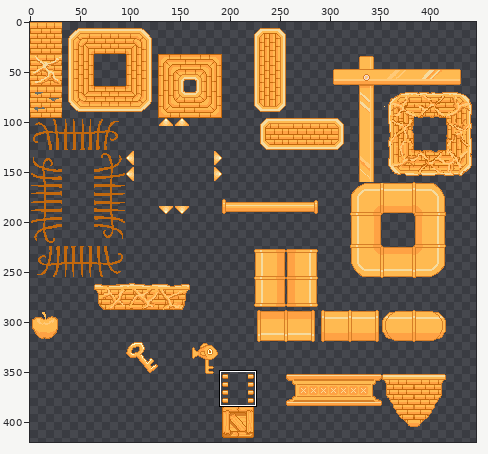
Sprite sheet -- sprites/yellow_sprite_sheet.png. The picture above shows the old version from afar; the outline marks the close-up.
Close-up. Before:
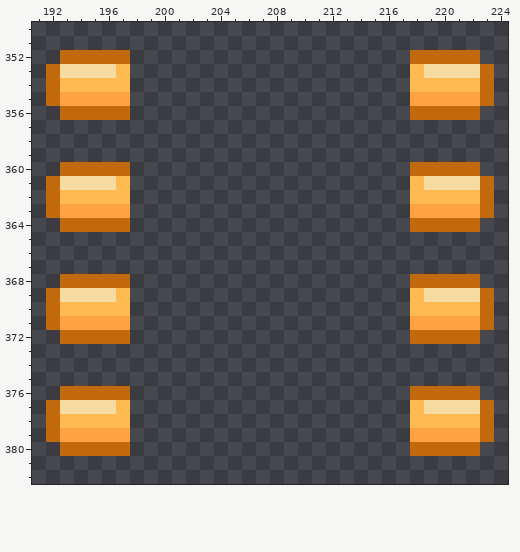
The file is 450x450 pixels. Shown: x 191..224, y 350..382. The wide view leaves out empty margins.
After:
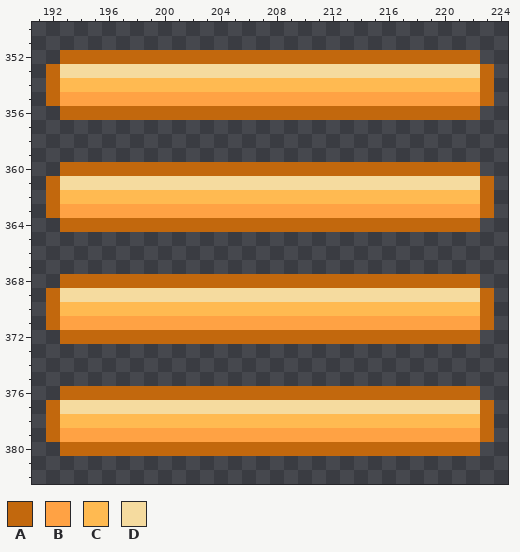
Palette (. is transparent): A #c2680d  B #ffa244  C #ffba51  D #f5db9f
Edits made:
The author put colour A in row 352 at x 198 to 217; in row 356 at x 198 to 217; in row 360 at x 198 to 217; in row 364 at x 198 to 217; in row 368 at x 198 to 217; in row 372 at x 198 to 217.
The author put colour A in row 376 at x 198 to 217; in row 380 at x 198 to 217.
The author put colour B in row 355 at x 198 to 217; in row 363 at x 198 to 217; in row 371 at x 198 to 217; in row 379 at x 198 to 217.
The author put colour C in row 354 at x 198 to 217; in row 362 at x 198 to 217; in row 370 at x 198 to 217; in row 378 at x 198 to 217.
The author put colour D in row 353 at x 198 to 217; in row 361 at x 198 to 217; in row 369 at x 198 to 217; in row 377 at x 198 to 217.
Colour C becomes colour D in row 353 at x 197 and 218; in row 361 at x 197 and 218; in row 369 at x 197 and 218; in row 377 at x 197 and 218.
